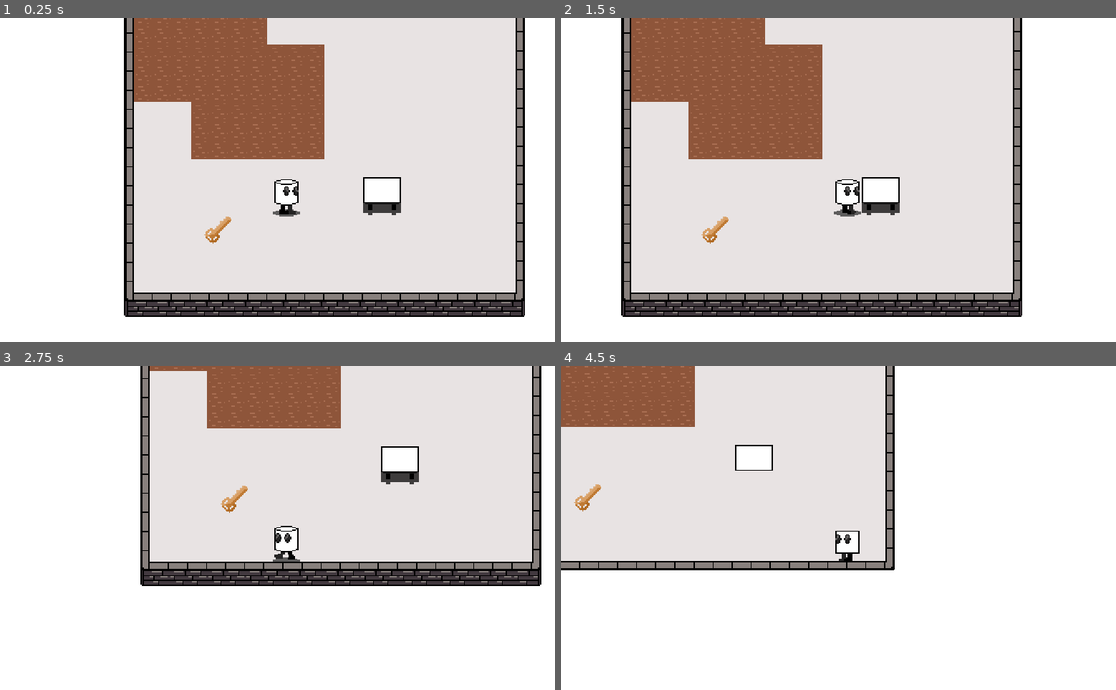
Above: before the commit, frames 1-4 (two rows, left to right).
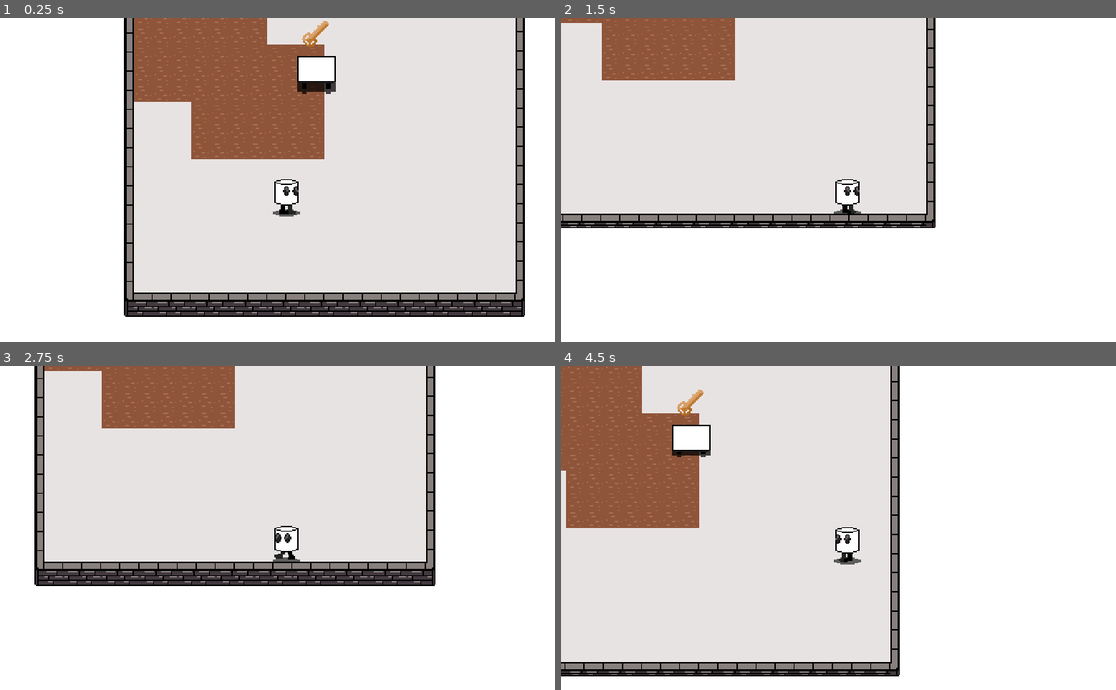
Above: after the commit, the same moments.

Repository: nickykendy/GameOff2019
Game: Godot game, scene res://World.tscn
Same seed, same stepped clock (60 frames per second), same inputs: the game is played once before the commit and once after it.
Inputs:
- Up to frame 1 (0.25 s): no input
- Up to frame 2 (1.5 s): tap Enter at 0.5 s; hold D (move_right) from 0.53 s (still down); tap G (interact, bound only after the commit) at 0.6 s; tap Space (jump) at 0.77 s; tap Tab (switch, bound only after the commit) at 0.8, 1.35 s
- Up to frame 3 (2.75 s): tap Space (jump) at 1.52 s; tap Q (switch, bound only before the commit) at 1.55, 2.1 s; release D (move_right) at 2.03 s; hold A (move_left) from 2.03 s (still down); tap G (interact, bound only after the commit) at 2.3 s
- Up to frame 4 (4.5 s): release A (move_left) at 2.78 s; hold D (move_right) 2.78-4.28 s; tap H (grab) at 2.85 s; tap Space (jump) at 3.02, 3.77 s; tap Tab (switch, bound only after the commit) at 3.05, 4.35 s; tap G (interact, bound only after the commit) at 3.6 s; tap Q (switch, bound only before the commit) at 3.8 s; hold A (move_left) from 4.28 s (still down)

The runs differ from the first frame. In frame 1, 1.8% of the frame differs, in the area x 36-73%, y 0-70%; in frame 2, 52%, in the area x 0-84%, y 0-93%; in frame 3, 35%; in frame 4, 34%.

Commit message:
add pick up key to unlock door

Diff:
--- a/Paper_Town/Objects/P_Key.gd
+++ b/Paper_Town/Objects/P_Key.gd
@@ -1,12 +1,11 @@
 extends Area2D
 
-func pick_up(isPlatform):
+func _process(delta):
 	var bodies = get_overlapping_bodies()
+	var isPick = false
 	for body in bodies:
-		print(body.name)
-		if body.name == "Player":
-			if isPlatform:
-				var door = get_parent().get_node("T_Door")
-				if door.has_method("open_door"):
-					door.open_door()
-					queue_free()
+		if body.name == "Player" and body.has_method("pick_up"):
+			isPick = body.pick_up()
+
+	if isPick:
+		queue_free()
--- a/Paper_Town/Objects/T_Door.gd
+++ b/Paper_Town/Objects/T_Door.gd
@@ -5,12 +5,14 @@
 onready var P_col = $P_CollisionShape2D
 var isOpen = false
 
-func open_door():
-	spr.animation = "default"
-	spr.play("default", false)
+func open_door(newGenre):
+	if !newGenre: # platform
+		spr.animation = "default"
+		spr.play("default", false)
+		yield(spr, "animation_finished")
+		spr.animation = "OpenChange"
+		spr.frame = 0
 	isOpen = true
-	yield(spr, "animation_finished")
-	spr.animation = "ClosedChange"
 
 func _on_Area2D_body_entered(body):
 	if body == get_parent().get_node("Player") and isOpen:
@@ -19,15 +21,23 @@
 func change(newGenre):
 	if newGenre: # platform
 		if isOpen:
+			spr.animation = "OpenChange"
+			spr.frame = 0
 			spr.play("OpenChange", false)
 		else:
+			spr.animation = "ClosedChange"
+			spr.frame = 0
 			spr.play("ClosedChange", false)
 		P_col.disabled = false
 		T_col.disabled = true
 	else: # topdown
 		if isOpen:
+			spr.animation = "OpenChange"
+			spr.frame = 3
 			spr.play("OpenChange", true)
 		else:
+			spr.animation = "ClosedChange"
+			spr.frame = 3
 			spr.play("ClosedChange", true)
 		P_col.disabled = true
 		T_col.disabled = false
--- a/Paper_Town/Player.gd
+++ b/Paper_Town/Player.gd
@@ -26,6 +26,7 @@
 onready var shadow = $AnimatedShadow
 onready var T_col = $T_CollisionShape2D
 onready var P_col = $P_CollisionShape2D
+onready var InteractArea = $InteractArea
 
 
 func _ready():
@@ -52,7 +53,6 @@
 	var _jump = Input.is_action_pressed("jump")
 	var _grabbing = Input.is_action_pressed("grab")
 	var _grab = Input.is_action_just_pressed("grab")
-	var _interact = Input.is_action_just_pressed("interact")
 	var _switch = Input.is_action_just_pressed("switch")
 
 	# change genre
@@ -157,3 +157,13 @@
 	if shadow.animation != state:
 		shadow.animation = state
 		shadow.frame = 0
+
+func pick_up():
+	var _interact = Input.is_action_just_pressed("interact")
+	var isPick = false
+	if _interact and isPlatform:
+		var door = get_parent().get_node("T_Door")
+		if door.has_method("open_door"):
+			door.open_door(isPlatform)
+			isPick = true
+	return isPick
--- a/Paper_Town/Player.tscn
+++ b/Paper_Town/Player.tscn
@@ -13,70 +13,70 @@
 [ext_resource path="res://Resources/Player/T_GrabDown/TDPlayerGrabDown2.png" type="Texture" id=11]
 [ext_resource path="res://Resources/Player/T_GrabDown/TDPlayerGrabDown3.png" type="Texture" id=12]
 [ext_resource path="res://Resources/Player/T_GrabDown/TDPlayerGrabDown4.png" type="Texture" id=13]
-[ext_resource path="res://Resources/Player/T_MoveRight/TDPlayerMoveRight1.png" type="Texture" id=14]
-[ext_resource path="res://Resources/Player/T_MoveRight/TDPlayerMoveRight2.png" type="Texture" id=15]
-[ext_resource path="res://Resources/Player/T_MoveRight/TDPlayerMoveRight3.png" type="Texture" id=16]
-[ext_resource path="res://Resources/Player/T_MoveRight/TDPlayerMoveRight4.png" type="Texture" id=17]
-[ext_resource path="res://Resources/Player/T_MoveRight/TDPlayerMoveRight5.png" type="Texture" id=18]
-[ext_resource path="res://Resources/Player/T_MoveRight/TDPlayerMoveRight6.png" type="Texture" id=19]
-[ext_resource path="res://Resources/Player/T_MoveRight/TDPlayerMoveRight7.png" type="Texture" id=20]
-[ext_resource path="res://Resources/Player/T_MoveRight/TDPlayerMoveRight8.png" type="Texture" id=21]
-[ext_resource path="res://Resources/Player/P_FallRight/PlayerFallRight.png" type="Texture" id=22]
-[ext_resource path="res://Resources/Player/P_MoveRight/PlayerMoveRight1.png" type="Texture" id=23]
-[ext_resource path="res://Resources/Player/T_GrabUp/TDPlayerGrabUp1.png" type="Texture" id=24]
-[ext_resource path="res://Resources/Player/T_GrabUp/TDPlayerGrabUp2.png" type="Texture" id=25]
-[ext_resource path="res://Resources/Player/T_GrabUp/TDPlayerGrabUp3.png" type="Texture" id=26]
-[ext_resource path="res://Resources/Player/T_GrabUp/TDPlayerGrabUp4.png" type="Texture" id=27]
-[ext_resource path="res://Resources/Player/P_JumpLeft/PlayerJumpLeft.png" type="Texture" id=28]
+[ext_resource path="res://Resources/Player/P_MoveRight/PlayerMoveRight1.png" type="Texture" id=14]
+[ext_resource path="res://Resources/Player/T_GrabUp/TDPlayerGrabUp1.png" type="Texture" id=15]
+[ext_resource path="res://Resources/Player/T_GrabUp/TDPlayerGrabUp2.png" type="Texture" id=16]
+[ext_resource path="res://Resources/Player/T_GrabUp/TDPlayerGrabUp3.png" type="Texture" id=17]
+[ext_resource path="res://Resources/Player/T_GrabUp/TDPlayerGrabUp4.png" type="Texture" id=18]
+[ext_resource path="res://Resources/Player/P_JumpLeft/PlayerJumpLeft.png" type="Texture" id=19]
+[ext_resource path="res://Resources/Player/T_MoveRight/TDPlayerMoveRight1.png" type="Texture" id=20]
+[ext_resource path="res://Resources/Player/T_MoveRight/TDPlayerMoveRight2.png" type="Texture" id=21]
+[ext_resource path="res://Resources/Player/T_MoveRight/TDPlayerMoveRight3.png" type="Texture" id=22]
+[ext_resource path="res://Resources/Player/T_MoveRight/TDPlayerMoveRight4.png" type="Texture" id=23]
+[ext_resource path="res://Resources/Player/T_MoveRight/TDPlayerMoveRight5.png" type="Texture" id=24]
+[ext_resource path="res://Resources/Player/T_MoveRight/TDPlayerMoveRight6.png" type="Texture" id=25]
+[ext_resource path="res://Resources/Player/T_MoveRight/TDPlayerMoveRight7.png" type="Texture" id=26]
+[ext_resource path="res://Resources/Player/T_MoveRight/TDPlayerMoveRight8.png" type="Texture" id=27]
+[ext_resource path="res://Resources/Player/P_FallRight/PlayerFallRight.png" type="Texture" id=28]
 [ext_resource path="res://Resources/Player/P_JumpRight/PlayerJumpRight.png" type="Texture" id=29]
-[ext_resource path="res://Resources/Player/T_GrabLeft/TDPlayerGrabLeft1.png" type="Texture" id=30]
-[ext_resource path="res://Resources/Player/T_GrabLeft/TDPlayerGrabLeft2.png" type="Texture" id=31]
-[ext_resource path="res://Resources/Player/T_GrabLeft/TDPlayerGrabLeft3.png" type="Texture" id=32]
-[ext_resource path="res://Resources/Player/T_GrabLeft/TDPlayerGrabLeft4.png" type="Texture" id=33]
-[ext_resource path="res://Resources/Player/T_MoveUp/TDPlayerMoveUp1.png" type="Texture" id=34]
-[ext_resource path="res://Resources/Player/P_FallLeft/PlayerFallLeft.png" type="Texture" id=35]
-[ext_resource path="res://Resources/Player/T_MoveDown/TDPlayerMoveDown1.png" type="Texture" id=36]
-[ext_resource path="res://Resources/Player/P_MoveRight/PlayerMoveRight2.png" type="Texture" id=37]
-[ext_resource path="res://Resources/Player/P_MoveRight/PlayerMoveRight3.png" type="Texture" id=38]
-[ext_resource path="res://Resources/Player/P_MoveRight/PlayerMoveRight4.png" type="Texture" id=39]
-[ext_resource path="res://Resources/Player/P_MoveRight/PlayerMoveRight5.png" type="Texture" id=40]
-[ext_resource path="res://Resources/Player/P_MoveRight/PlayerMoveRight6.png" type="Texture" id=41]
-[ext_resource path="res://Resources/Player/P_MoveRight/PlayerMoveRight7.png" type="Texture" id=42]
-[ext_resource path="res://Resources/Player/P_MoveRight/PlayerMoveRight8.png" type="Texture" id=43]
-[ext_resource path="res://Resources/Player/T_MoveLeft/TDPlayerMoveLeft1.png" type="Texture" id=44]
-[ext_resource path="res://Resources/Player/T_MoveUp/TDPlayerMoveUp2.png" type="Texture" id=45]
-[ext_resource path="res://Resources/Player/T_MoveUp/TDPlayerMoveUp3.png" type="Texture" id=46]
-[ext_resource path="res://Resources/Player/T_MoveUp/TDPlayerMoveUp4.png" type="Texture" id=47]
-[ext_resource path="res://Resources/Player/T_MoveUp/TDPlayerMoveUp5.png" type="Texture" id=48]
-[ext_resource path="res://Resources/Player/T_MoveUp/TDPlayerMoveUp6.png" type="Texture" id=49]
-[ext_resource path="res://Resources/Player/T_MoveUp/TDPlayerMoveUp7.png" type="Texture" id=50]
-[ext_resource path="res://Resources/Player/T_MoveUp/TDPlayerMoveUp8.png" type="Texture" id=51]
-[ext_resource path="res://Resources/Player/P_MoveLeft/PlayerMoveLeft1.png" type="Texture" id=52]
-[ext_resource path="res://Resources/Player/T_MoveLeft/TDPlayerMoveLeft2.png" type="Texture" id=53]
-[ext_resource path="res://Resources/Player/T_MoveLeft/TDPlayerMoveLeft3.png" type="Texture" id=54]
-[ext_resource path="res://Resources/Player/T_MoveLeft/TDPlayerMoveLeft4.png" type="Texture" id=55]
-[ext_resource path="res://Resources/Player/T_MoveLeft/TDPlayerMoveLeft5.png" type="Texture" id=56]
-[ext_resource path="res://Resources/Player/T_MoveLeft/TDPlayerMoveLeft6.png" type="Texture" id=57]
-[ext_resource path="res://Resources/Player/T_MoveLeft/TDPlayerMoveLeft7.png" type="Texture" id=58]
-[ext_resource path="res://Resources/Player/T_MoveLeft/TDPlayerMoveLeft8.png" type="Texture" id=59]
-[ext_resource path="res://Resources/Player/P_MoveLeft/PlayerMoveLeft2.png" type="Texture" id=60]
-[ext_resource path="res://Resources/Player/P_MoveLeft/PlayerMoveLeft3.png" type="Texture" id=61]
-[ext_resource path="res://Resources/Player/P_MoveLeft/PlayerMoveLeft4.png" type="Texture" id=62]
-[ext_resource path="res://Resources/Player/P_MoveLeft/PlayerMoveLeft5.png" type="Texture" id=63]
-[ext_resource path="res://Resources/Player/P_MoveLeft/PlayerMoveLeft6.png" type="Texture" id=64]
-[ext_resource path="res://Resources/Player/P_MoveLeft/PlayerMoveLeft7.png" type="Texture" id=65]
-[ext_resource path="res://Resources/Player/P_MoveLeft/PlayerMoveLeft8.png" type="Texture" id=66]
-[ext_resource path="res://Resources/Player/T_MoveDown/TDPlayerMoveDown2.png" type="Texture" id=67]
-[ext_resource path="res://Resources/Player/T_MoveDown/TDPlayerMoveDown3.png" type="Texture" id=68]
-[ext_resource path="res://Resources/Player/T_MoveDown/TDPlayerMoveDown4.png" type="Texture" id=69]
-[ext_resource path="res://Resources/Player/T_MoveDown/TDPlayerMoveDown5.png" type="Texture" id=70]
-[ext_resource path="res://Resources/Player/T_MoveDown/TDPlayerMoveDown6.png" type="Texture" id=71]
-[ext_resource path="res://Resources/Player/T_MoveDown/TDPlayerMoveDown7.png" type="Texture" id=72]
-[ext_resource path="res://Resources/Player/T_MoveDown/TDPlayerMoveDown8.png" type="Texture" id=73]
-[ext_resource path="res://Resources/Player/T_GrabRight/TDPlayerGrabRight1.png" type="Texture" id=74]
-[ext_resource path="res://Resources/Player/T_GrabRight/TDPlayerGrabRight2.png" type="Texture" id=75]
-[ext_resource path="res://Resources/Player/T_GrabRight/TDPlayerGrabRight3.png" type="Texture" id=76]
-[ext_resource path="res://Resources/Player/T_GrabRight/TDPlayerGrabRight4.png" type="Texture" id=77]
+[ext_resource path="res://Resources/Player/T_MoveLeft/TDPlayerMoveLeft1.png" type="Texture" id=30]
+[ext_resource path="res://Resources/Player/T_MoveLeft/TDPlayerMoveLeft2.png" type="Texture" id=31]
+[ext_resource path="res://Resources/Player/T_MoveLeft/TDPlayerMoveLeft3.png" type="Texture" id=32]
+[ext_resource path="res://Resources/Player/T_MoveLeft/TDPlayerMoveLeft4.png" type="Texture" id=33]
+[ext_resource path="res://Resources/Player/T_MoveLeft/TDPlayerMoveLeft5.png" type="Texture" id=34]
+[ext_resource path="res://Resources/Player/T_MoveLeft/TDPlayerMoveLeft6.png" type="Texture" id=35]
+[ext_resource path="res://Resources/Player/T_MoveLeft/TDPlayerMoveLeft7.png" type="Texture" id=36]
+[ext_resource path="res://Resources/Player/T_MoveLeft/TDPlayerMoveLeft8.png" type="Texture" id=37]
+[ext_resource path="res://Resources/Player/T_MoveDown/TDPlayerMoveDown1.png" type="Texture" id=38]
+[ext_resource path="res://Resources/Player/T_MoveDown/TDPlayerMoveDown2.png" type="Texture" id=39]
+[ext_resource path="res://Resources/Player/T_MoveDown/TDPlayerMoveDown3.png" type="Texture" id=40]
+[ext_resource path="res://Resources/Player/T_MoveDown/TDPlayerMoveDown4.png" type="Texture" id=41]
+[ext_resource path="res://Resources/Player/T_MoveDown/TDPlayerMoveDown5.png" type="Texture" id=42]
+[ext_resource path="res://Resources/Player/T_MoveDown/TDPlayerMoveDown6.png" type="Texture" id=43]
+[ext_resource path="res://Resources/Player/T_MoveDown/TDPlayerMoveDown7.png" type="Texture" id=44]
+[ext_resource path="res://Resources/Player/T_MoveDown/TDPlayerMoveDown8.png" type="Texture" id=45]
+[ext_resource path="res://Resources/Player/T_GrabLeft/TDPlayerGrabLeft1.png" type="Texture" id=46]
+[ext_resource path="res://Resources/Player/T_GrabLeft/TDPlayerGrabLeft2.png" type="Texture" id=47]
+[ext_resource path="res://Resources/Player/T_GrabLeft/TDPlayerGrabLeft3.png" type="Texture" id=48]
+[ext_resource path="res://Resources/Player/T_GrabLeft/TDPlayerGrabLeft4.png" type="Texture" id=49]
+[ext_resource path="res://Resources/Player/P_MoveRight/PlayerMoveRight2.png" type="Texture" id=50]
+[ext_resource path="res://Resources/Player/P_MoveRight/PlayerMoveRight3.png" type="Texture" id=51]
+[ext_resource path="res://Resources/Player/P_MoveRight/PlayerMoveRight4.png" type="Texture" id=52]
+[ext_resource path="res://Resources/Player/P_MoveRight/PlayerMoveRight5.png" type="Texture" id=53]
+[ext_resource path="res://Resources/Player/P_MoveRight/PlayerMoveRight6.png" type="Texture" id=54]
+[ext_resource path="res://Resources/Player/P_MoveRight/PlayerMoveRight7.png" type="Texture" id=55]
+[ext_resource path="res://Resources/Player/P_MoveRight/PlayerMoveRight8.png" type="Texture" id=56]
+[ext_resource path="res://Resources/Player/T_GrabRight/TDPlayerGrabRight1.png" type="Texture" id=57]
+[ext_resource path="res://Resources/Player/T_GrabRight/TDPlayerGrabRight2.png" type="Texture" id=58]
+[ext_resource path="res://Resources/Player/T_GrabRight/TDPlayerGrabRight3.png" type="Texture" id=59]
+[ext_resource path="res://Resources/Player/T_GrabRight/TDPlayerGrabRight4.png" type="Texture" id=60]
+[ext_resource path="res://Resources/Player/T_MoveUp/TDPlayerMoveUp1.png" type="Texture" id=61]
+[ext_resource path="res://Resources/Player/P_MoveLeft/PlayerMoveLeft1.png" type="Texture" id=62]
+[ext_resource path="res://Resources/Player/P_MoveLeft/PlayerMoveLeft2.png" type="Texture" id=63]
+[ext_resource path="res://Resources/Player/P_MoveLeft/PlayerMoveLeft3.png" type="Texture" id=64]
+[ext_resource path="res://Resources/Player/P_MoveLeft/PlayerMoveLeft4.png" type="Texture" id=65]
+[ext_resource path="res://Resources/Player/P_MoveLeft/PlayerMoveLeft5.png" type="Texture" id=66]
+[ext_resource path="res://Resources/Player/P_MoveLeft/PlayerMoveLeft6.png" type="Texture" id=67]
+[ext_resource path="res://Resources/Player/P_MoveLeft/PlayerMoveLeft7.png" type="Texture" id=68]
+[ext_resource path="res://Resources/Player/P_MoveLeft/PlayerMoveLeft8.png" type="Texture" id=69]
+[ext_resource path="res://Resources/Player/T_MoveUp/TDPlayerMoveUp2.png" type="Texture" id=70]
+[ext_resource path="res://Resources/Player/T_MoveUp/TDPlayerMoveUp3.png" type="Texture" id=71]
+[ext_resource path="res://Resources/Player/T_MoveUp/TDPlayerMoveUp4.png" type="Texture" id=72]
+[ext_resource path="res://Resources/Player/T_MoveUp/TDPlayerMoveUp5.png" type="Texture" id=73]
+[ext_resource path="res://Resources/Player/T_MoveUp/TDPlayerMoveUp6.png" type="Texture" id=74]
+[ext_resource path="res://Resources/Player/T_MoveUp/TDPlayerMoveUp7.png" type="Texture" id=75]
+[ext_resource path="res://Resources/Player/T_MoveUp/TDPlayerMoveUp8.png" type="Texture" id=76]
+[ext_resource path="res://Resources/Player/P_FallLeft/PlayerFallLeft.png" type="Texture" id=77]
 [ext_resource path="res://Camera2D.gd" type="Script" id=78]
 
 [sub_resource type="SpriteFrames" id=1]
@@ -104,100 +104,100 @@
 "name": "T_GrabDown",
 "speed": 8.0
 }, {
-"frames": [ ExtResource( 14 ), ExtResource( 15 ), ExtResource( 16 ), ExtResource( 17 ), ExtResource( 18 ), ExtResource( 19 ), ExtResource( 20 ), ExtResource( 21 ) ],
+"frames": [ ExtResource( 14 ) ],
+"loop": true,
+"name": "P_IdleRight",
+"speed": 10.0
+}, {
+"frames": [ ExtResource( 15 ), ExtResource( 16 ), ExtResource( 17 ), ExtResource( 18 ) ],
+"loop": true,
+"name": "T_GrabUp",
+"speed": 8.0
+}, {
+"frames": [ ExtResource( 19 ) ],
+"loop": true,
+"name": "P_JumpLeft",
+"speed": 10.0
+}, {
+"frames": [ ExtResource( 20 ), ExtResource( 21 ), ExtResource( 22 ), ExtResource( 23 ), ExtResource( 24 ), ExtResource( 25 ), ExtResource( 26 ), ExtResource( 27 ) ],
 "loop": true,
 "name": "T_MoveRight",
 "speed": 10.0
 }, {
-"frames": [ ExtResource( 22 ) ],
+"frames": [ ExtResource( 28 ) ],
 "loop": true,
 "name": "P_FallRight",
 "speed": 10.0
 }, {
-"frames": [ ExtResource( 23 ) ],
-"loop": true,
-"name": "P_IdleRight",
-"speed": 10.0
-}, {
-"frames": [ ExtResource( 24 ), ExtResource( 25 ), ExtResource( 26 ), ExtResource( 27 ) ],
-"loop": true,
-"name": "T_GrabUp",
-"speed": 8.0
-}, {
-"frames": [ ExtResource( 28 ) ],
-"loop": true,
-"name": "P_JumpLeft",
-"speed": 10.0
-}, {
 "frames": [ ExtResource( 29 ) ],
 "loop": true,
 "name": "P_JumpRight",
 "speed": 10.0
 }, {
-"frames": [ ExtResource( 30 ), ExtResource( 31 ), ExtResource( 32 ), ExtResource( 33 ) ],
+"frames": [ ExtResource( 30 ), ExtResource( 31 ), ExtResource( 32 ), ExtResource( 33 ), ExtResource( 34 ), ExtResource( 35 ), ExtResource( 36 ), ExtResource( 37 ) ],
+"loop": true,
+"name": "T_MoveLeft",
+"speed": 10.0
+}, {
+"frames": [ ExtResource( 38 ), ExtResource( 39 ), ExtResource( 40 ), ExtResource( 41 ), ExtResource( 42 ), ExtResource( 43 ), ExtResource( 44 ), ExtResource( 45 ) ],
+"loop": true,
+"name": "T_MoveDown",
+"speed": 10.0
+}, {
+"frames": [ ExtResource( 46 ), ExtResource( 47 ), ExtResource( 48 ), ExtResource( 49 ) ],
 "loop": true,
 "name": "T_GrabLeft",
 "speed": 8.0
 }, {
-"frames": [ ExtResource( 34 ) ],
+"frames": [ ExtResource( 14 ), ExtResource( 50 ), ExtResource( 51 ), ExtResource( 52 ), ExtResource( 53 ), ExtResource( 54 ), ExtResource( 55 ), ExtResource( 56 ) ],
+"loop": true,
+"name": "P_MoveRight",
+"speed": 10.0
+}, {
+"frames": [ ExtResource( 57 ), ExtResource( 58 ), ExtResource( 59 ), ExtResource( 60 ) ],
+"loop": true,
+"name": "T_GrabRight",
+"speed": 8.0
+}, {
+"frames": [ ExtResource( 61 ) ],
 "loop": true,
 "name": "T_IdleUp",
 "speed": 10.0
 }, {
-"frames": [ ExtResource( 35 ) ],
+"frames": [ ExtResource( 62 ), ExtResource( 63 ), ExtResource( 64 ), ExtResource( 65 ), ExtResource( 66 ), ExtResource( 67 ), ExtResource( 68 ), ExtResource( 69 ) ],
+"loop": true,
+"name": "P_MoveLeft",
+"speed": 10.0
+}, {
+"frames": [ ExtResource( 61 ), ExtResource( 70 ), ExtResource( 71 ), ExtResource( 72 ), ExtResource( 73 ), ExtResource( 74 ), ExtResource( 75 ), ExtResource( 76 ) ],
+"loop": true,
+"name": "T_MoveUp",
+"speed": 10.0
+}, {
+"frames": [ ExtResource( 20 ) ],
+"loop": true,
+"name": "T_IdleRight",
+"speed": 10.0
+}, {
+"frames": [ ExtResource( 62 ) ],
+"loop": true,
+"name": "P_IdleLeft",
+"speed": 10.0
+}, {
+"frames": [ ExtResource( 77 ) ],
 "loop": true,
 "name": "P_FallLeft",
 "speed": 10.0
 }, {
-"frames": [ ExtResource( 36 ) ],
+"frames": [ ExtResource( 30 ) ],
+"loop": true,
+"name": "T_IdleLeft",
+"speed": 10.0
+}, {
+"frames": [ ExtResource( 38 ) ],
 "loop": true,
 "name": "T_IdleDown",
 "speed": 10.0
-}, {
-"frames": [ ExtResource( 23 ), ExtResource( 37 ), ExtResource( 38 ), ExtResource( 39 ), ExtResource( 40 ), ExtResource( 41 ), ExtResource( 42 ), ExtResource( 43 ) ],
-"loop": true,
-"name": "P_MoveRight",
-"speed": 10.0
-}, {
-"frames": [ ExtResource( 44 ) ],
-"loop": true,
-"name": "T_IdleLeft",
-"speed": 10.0
-}, {
-"frames": [ ExtResource( 14 ) ],
-"loop": true,
-"name": "T_IdleRight",
-"speed": 10.0
-}, {
-"frames": [ ExtResource( 34 ), ExtResource( 45 ), ExtResource( 46 ), ExtResource( 47 ), ExtResource( 48 ), ExtResource( 49 ), ExtResource( 50 ), ExtResource( 51 ) ],
-"loop": true,
-"name": "T_MoveUp",
-"speed": 10.0
-}, {
-"frames": [ ExtResource( 52 ) ],
-"loop": true,
-"name": "P_IdleLeft",
-"speed": 10.0
-}, {
-"frames": [ ExtResource( 44 ), ExtResource( 53 ), ExtResource( 54 ), ExtResource( 55 ), ExtResource( 56 ), ExtResource( 57 ), ExtResource( 58 ), ExtResource( 59 ) ],
-"loop": true,
-"name": "T_MoveLeft",
-"speed": 10.0
-}, {
-"frames": [ ExtResource( 52 ), ExtResource( 60 ), ExtResource( 61 ), ExtResource( 62 ), ExtResource( 63 ), ExtResource( 64 ), ExtResource( 65 ), ExtResource( 66 ) ],
-"loop": true,
-"name": "P_MoveLeft",
-"speed": 10.0
-}, {
-"frames": [ ExtResource( 36 ), ExtResource( 67 ), ExtResource( 68 ), ExtResource( 69 ), ExtResource( 70 ), ExtResource( 71 ), ExtResource( 72 ), ExtResource( 73 ) ],
-"loop": true,
-"name": "T_MoveDown",
-"speed": 10.0
-}, {
-"frames": [ ExtResource( 74 ), ExtResource( 75 ), ExtResource( 76 ), ExtResource( 77 ) ],
-"loop": true,
-"name": "T_GrabRight",
-"speed": 8.0
 } ]
 
 [sub_resource type="RectangleShape2D" id=3]
@@ -205,6 +205,9 @@
 
 [sub_resource type="RectangleShape2D" id=4]
 extents = Vector2( 8, 14 )
+
+[sub_resource type="RectangleShape2D" id=5]
+extents = Vector2( 20, 20 )
 
 [node name="Player" type="KinematicBody2D"]
 script = ExtResource( 1 )
@@ -240,3 +243,9 @@
 drag_margin_v_enabled = false
 script = ExtResource( 78 )
 DESIRED_RESOLUTION = Vector2( 1280, 800 )
+
+[node name="InteractArea" type="Area2D" parent="."]
+
+[node name="CollisionShape2D" type="CollisionShape2D" parent="InteractArea"]
+position = Vector2( 0, 5 )
+shape = SubResource( 5 )
--- a/Paper_Town/World.tscn
+++ b/Paper_Town/World.tscn
@@ -72,10 +72,10 @@
 position = Vector2( 256, -2 )
 
 [node name="P_Key" parent="." instance=ExtResource( 4 )]
-position = Vector2( 87, 219 )
+position = Vector2( 168.302, 55.1352 )
 
 [node name="BigDesk" parent="." instance=ExtResource( 5 )]
-position = Vector2( 224, 191 )
+position = Vector2( 169.168, 89.5298 )
 
 [node name="Player" parent="." instance=ExtResource( 6 )]
 position = Vector2( 144, 192 )
--- a/Paper_Town/project.godot
+++ b/Paper_Town/project.godot
@@ -94,12 +94,12 @@
 }
 interact={
 "deadzone": 0.5,
-"events": [ Object(InputEventKey,"resource_local_to_scene":false,"resource_name":"","device":0,"alt":false,"shift":false,"control":false,"meta":false,"command":false,"pressed":false,"scancode":72,"unicode":0,"echo":false,"script":null)
+"events": [ Object(InputEventKey,"resource_local_to_scene":false,"resource_name":"","device":0,"alt":false,"shift":false,"control":false,"meta":false,"command":false,"pressed":false,"scancode":71,"unicode":0,"echo":false,"script":null)
  ]
 }
 switch={
 "deadzone": 0.5,
-"events": [ Object(InputEventKey,"resource_local_to_scene":false,"resource_name":"","device":0,"alt":false,"shift":false,"control":false,"meta":false,"command":false,"pressed":false,"scancode":81,"unicode":0,"echo":false,"script":null)
+"events": [ Object(InputEventKey,"resource_local_to_scene":false,"resource_name":"","device":0,"alt":false,"shift":false,"control":false,"meta":false,"command":false,"pressed":false,"scancode":16777218,"unicode":0,"echo":false,"script":null)
  ]
 }
 
Not shown: 1 places in Paper_Town/Player.tscn that only renumber resources
